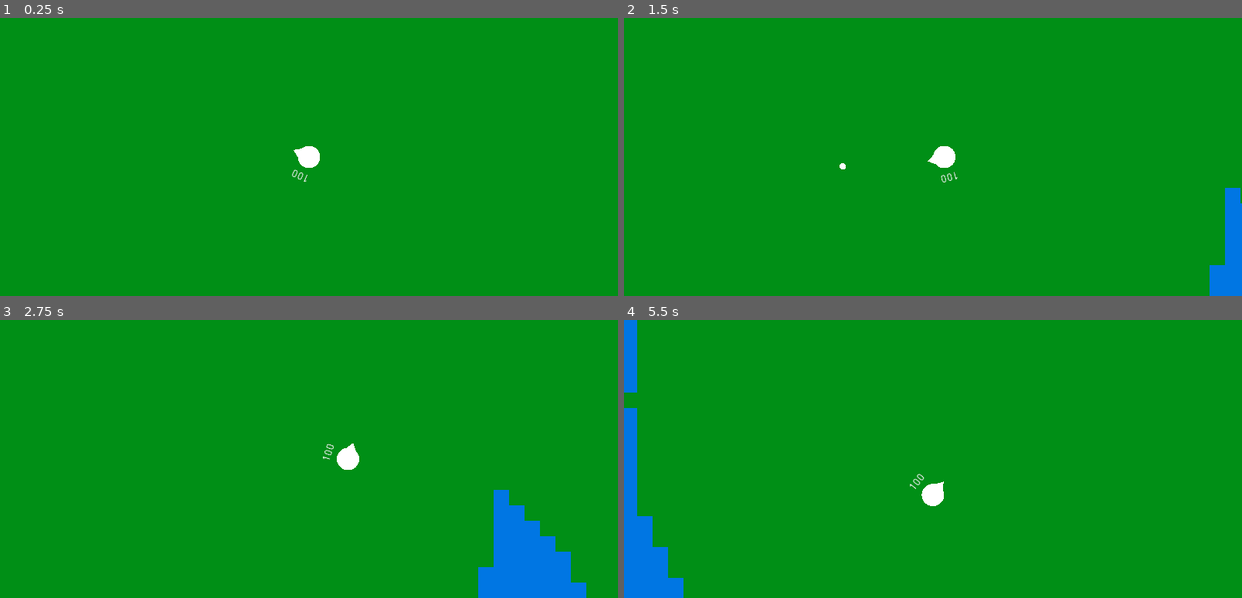
Above: before the commit, frames 1-4 (two rows, left to right).
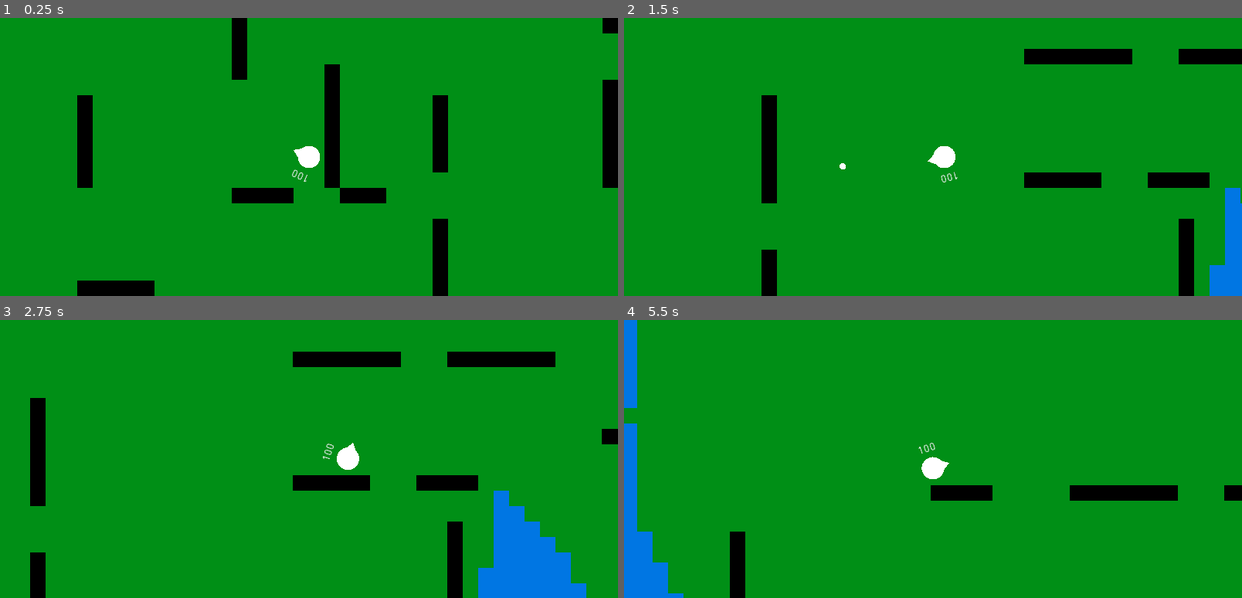
Above: after the commit, the same moments.

Repository: EmilienLeroy/EscapeTheWave
Game: Godot game, scene res://scenes/map/map.tscn
The game is run twice, just before and just after one commit, with the same random seed, the same clock (stepped at 60 frames per second) and the same inputs. This scene is started directly instead of the project's main scene.
Inputs (mouse positions are in pixels of both pictures, inside the frame that each line leads up to):
- Up to frame 1 (0.25 s): no input
- Up to frame 2 (1.5 s): tap Enter (ui_accept) at 0.5, 0.77 s; move the mouse to (1068, 143) at 0.52 s; hold Right (ui_right) 0.53-1.25 s; click (1068, 143) at 0.67 s; drag from (809, 170) to (902, 212) at 1.27 s
- Up to frame 3 (2.75 s): move the mouse to (370, 397) at 2.02 s; hold Right (ui_right) from 2.03 s (still down)
- Up to frame 4 (5.5 s): release Right (ui_right) at 2.75 s; drag from (902, 514) to (747, 417) at 2.77 s; move the mouse to (1118, 500) at 3.52 s; hold Left (ui_left) 3.53-4.25 s; tap Enter (ui_accept) at 3.77 s; drag from (747, 417) to (840, 389) at 4.27 s; move the mouse to (963, 459) at 5.02 s; hold Down (ui_down) from 5.03 s (still down); click (963, 459) at 5.17 s

The runs differ from the first frame. In frame 1, 6.7% of the frame differs, in the area x 12-100%, y 0-100%; in frame 2, 4.9%; in frame 3, 5.5%; in frame 4, 3.4%.

Commit message:
🚧 Add wall on map generation

Diff:
--- a/entities/world/world.gd
+++ b/entities/world/world.gd
@@ -16,6 +16,7 @@
 	var center = (map_size * tile_size) / 2
 
 	add_island(map, map_size / 4);
+	add_wall(map, map_size);
 	add_texture(map, map_size);
 
 	if (player):
@@ -57,6 +58,54 @@
 
 	return map;
 
+
+func add_wall(map, size):
+	var space_x = 3;
+	var space_y = 10;
+	var rng = RandomNumberGenerator.new();
+	rng.randomize();
+
+	for x in size:
+		if (space_x > 0):
+			space_x -= 1
+			continue
+
+		for y in size:
+			if (map[x][y] != 1):
+				continue
+
+			if (space_y > 0):
+				space_y -= 1
+				continue
+
+			if (rng.randf() < 0.50):
+				var direction = rng.randi_range(0, 2)
+				var wall_length = rng.randi_range(3, 20);
+				var middle = wall_length / 2;
+
+				if (direction == 0):
+					for i in wall_length:
+						if map[x + i][y] == 1:
+							if (wall_length > 8 and i >= middle - 1 and i <= middle + 1):
+								map[x + i][y] = 1;
+								continue
+
+							map[x + i][y] = 2;
+
+				elif (direction == 1):
+					for i in wall_length:
+						if map[x][y + i] == 1:
+							if (wall_length > 8 and i >= middle - 1 and i <= middle + 1):
+								map[x + i][y] = 1;
+								continue
+
+							map[x][y + i] = 2;
+
+			space_y = rng.randi_range(4, 10);
+		space_x = rng.randi_range(4, 10);
+	return map
+
+
 func add_texture(map, size):
 	for x in size:
 		for y in size:
@@ -67,6 +116,9 @@
 					$Nav/Water.set_cell(x, y, 0);
 				1:
 					$Nav/Grass.set_cell(x, y, 0);
+				2:
+					$Nav/Wall.set_cell(x, y, 0);
 
 	$Nav/Water.update_bitmask_region(Vector2(0, 0), Vector2(size, size));
 	$Nav/Grass.update_bitmask_region(Vector2(0, 0), Vector2(size, size));
+	$Nav/Wall.update_bitmask_region(Vector2(0, 0), Vector2(size, size));
--- a/entities/world/world.tscn
+++ b/entities/world/world.tscn
@@ -10,12 +10,11 @@
 
 [node name="Nav" type="Navigation2D" parent="."]
 
+[node name="Wall" parent="Nav" instance=ExtResource( 2 )]
+bake_navigation = true
+
 [node name="Grass" parent="Nav" instance=ExtResource( 3 )]
 bake_navigation = true
 
 [node name="Water" parent="Nav" instance=ExtResource( 7 )]
-collision_use_kinematic = true
 bake_navigation = true
-
-[node name="Wall" parent="Nav" instance=ExtResource( 2 )]
-bake_navigation = true
